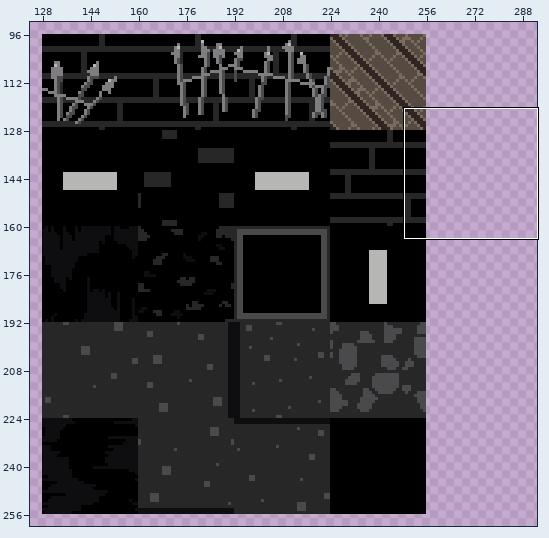
Pixel-art file, stored at AsepriteAssets/StreetTileset.aseprite. Above, an overview of the earlier version with the close-up marked.
Close-up. The starting point:
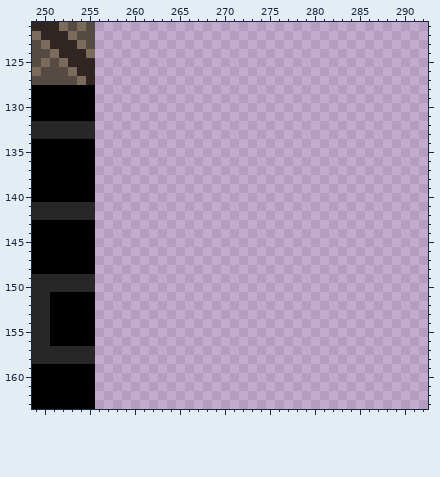
384x384 pixels, 1 frame. Colours within 5 levels of each other are drawn and written as one. Shown: x 249..292, y 121..163. The wide view leaves out empty margins.
Once edited:
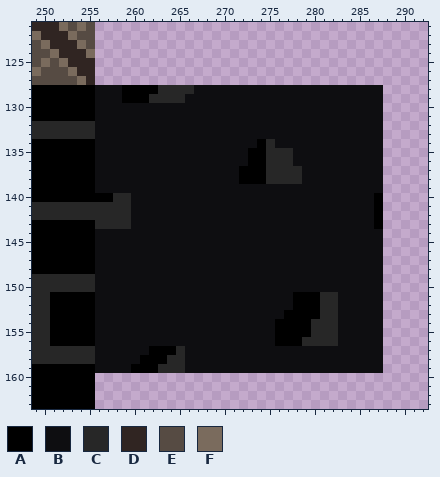
Palette (. is transparent): A #000000  B #0e0e11  C #272727  D #302522  E #564b43  F #7a6b5d
What changed:
y 128: x 256..287 ................................ -> BBBAAAACCCCBBBBBBBBBBBBBBBBBBBBB
y 129: x 256..287 ................................ -> BBBAAACCCCBBBBBBBBBBBBBBBBBBBBBB
y 130..133: x 256..287 ................................ -> BBBBBBBBBBBBBBBBBBBBBBBBBBBBBBBB
y 134: x 256..287 ................................ -> BBBBBBBBBBBBBBBBBBACBBBBBBBBBBBB
y 135..136: x 256..287 ................................ -> BBBBBBBBBBBBBBBBBAACCCBBBBBBBBBB
y 137..138: x 256..287 ................................ -> BBBBBBBBBBBBBBBBAAACCCCBBBBBBBBB
y 139: x 256..287 ................................ -> BBBBBBBBBBBBBBBBBBBBBBBBBBBBBBBB
y 140: x 256..287 ................................ -> AACCBBBBBBBBBBBBBBBBBBBBBBBBBBBA
y 141..143: x 256..287 ................................ -> CCCCBBBBBBBBBBBBBBBBBBBBBBBBBBBA
y 144..150: x 256..287 ................................ -> BBBBBBBBBBBBBBBBBBBBBBBBBBBBBBBB
y 151..152: x 256..287 ................................ -> BBBBBBBBBBBBBBBBBBBBBBAAACCBBBBB
y 153: x 256..287 ................................ -> BBBBBBBBBBBBBBBBBBBBBAAAACCBBBBB
y 154..155: x 256..287 ................................ -> BBBBBBBBBBBBBBBBBBBBAAAACCCBBBBB
y 156: x 256..287 ................................ -> BBBBBBBBBBBBBBBBBBBBAAACCCCBBBBB
y 157: x 256..287 ................................ -> BBBBBBAAACBBBBBBBBBBBBBBBBBBBBBB
y 158: x 256..287 ................................ -> BBBBBAAACCBBBBBBBBBBBBBBBBBBBBBB
y 159: x 256..287 ................................ -> BBBBAAACCCBBBBBBBBBBBBBBBBBBBBBB
